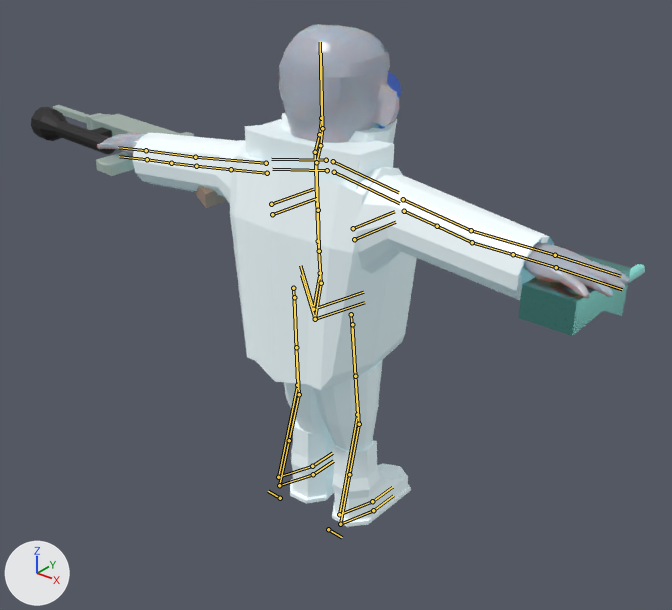
Renders of the Blender file Assets/Enemy_rigging/Enemy2.blend from each side of a commit.
Both versions are drawn from a 50 mm lens placed at (8.28, -10.81, 10.34), pointed at (-0.87, 0.62, 3.25). The axes (+X, +Y, +Z) are drawn at lower left. The lights are the same throughout. Both versions are drawn at the pose saved in each file; the numbers are the values there. The bones that bend it are drawn over the model as lines.

In view in the first picture: 'Enemy'.
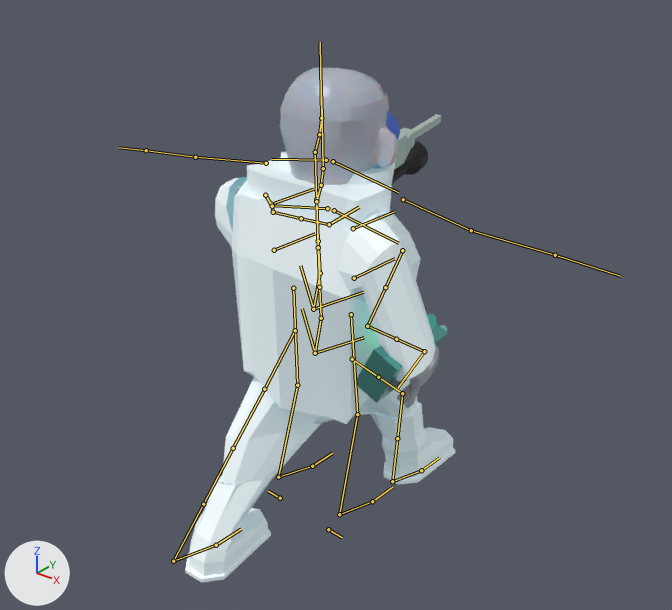
Where the change shows, as pixel boxes [x1, y1, x2, y2] in the pictures (672 x 610 px):
'Enemy', posed (56% narrower): before [31, 24, 645, 527]; after [185, 67, 456, 582]

What the commit changed:
Bone 'torso' (bone_torso) moves from (0.0, 0.0, 0.0) to (0.0, 0.0, -0.59).
Bone 'forearm_tweak.L' (bone_forearm_tweak_l) moves from (0.0, 0.0, 0.0) to (-0.04, 0.09, 0.12).
Bone 'upper_arm_tweak.L.001' (bone_upper_arm_tweak_l_001) moves from (0.0, 0.0, 0.0) to (0.03, 0.11, 0.02).
Bone 'upper_arm_ik.L' (bone_upper_arm_ik_l) moves from (0.0, 0.0, 0.0) to (-0.53, 1.05, -0.11).
Bone 'upper_arm_tweak.L' (bone_upper_arm_tweak_l) moves from (0.0, 0.0, 0.0) to (1.11, 0.36, 0.56).
Bone 'hand_ik.L' (bone_hand_ik_l) moves from (0.0, 0.0, 0.0) to (1.72, -2.2, 1.79).
Bone 'hand_ik.L' (bone_hand_ik_l) turns from (0, 0, 0) to (88, -1, -81) degrees about its own x, y and z.
Bone 'hand_ik.R' (bone_hand_ik_r) moves from (0.0, 0.0, 0.0) to (-1.9, -1.76, 0.14).
Bone 'hand_ik.R' (bone_hand_ik_r) turns from (0, 0, 0) to (3, -7, 116) degrees about its own x, y and z.
Bone 'foot_ik.L' (bone_foot_ik_l) moves from (0.0, 0.0, 0.0) to (0.0, -2.5, 0.0).
Bone 'foot_ik.R' (bone_foot_ik_r) moves from (0.0, 0.0, 0.0) to (0.0, 1.49, 0.0).
